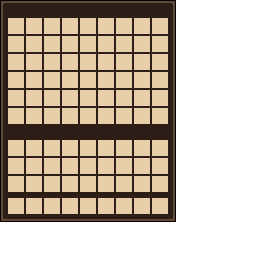
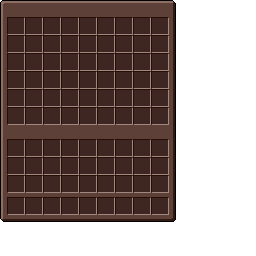
Layered file, before and after one edit (256x256). Changes by layer:
painted on "Layer 7 copy 81" over [151, 197, 169, 215]
painted on "Layer 7 copy 82" over [133, 197, 151, 215]
painted on "Layer 7 copy 83" over [115, 197, 133, 215]
painted on "Layer 7 copy 84" over [97, 197, 115, 215]
painted on "Layer 7 copy 85" over [79, 197, 97, 215]
painted on "Layer 7 copy 86" over [61, 197, 79, 215]
painted on "Layer 7 copy 87" over [43, 197, 61, 215]
painted on "Layer 7 copy 88" over [25, 197, 43, 215]
painted on "Layer 7 copy 89" over [7, 197, 25, 215]
painted on "Layer 7 copy 72" over [151, 175, 169, 193]
painted on "Layer 7 copy 73" over [133, 175, 151, 193]
painted on "Layer 7 copy 74" over [115, 175, 133, 193]
painted on "Layer 7 copy 75" over [97, 175, 115, 193]
painted on "Layer 7 copy 76" over [79, 175, 97, 193]
painted on "Layer 7 copy 77" over [61, 175, 79, 193]
painted on "Layer 7 copy 78" over [43, 175, 61, 193]
painted on "Layer 7 copy 79" over [25, 175, 43, 193]
painted on "Layer 7 copy 80" over [7, 175, 25, 193]
painted on "Layer 7 copy 63" over [151, 157, 169, 175]
painted on "Layer 7 copy 64" over [133, 157, 151, 175]
painted on "Layer 7 copy 65" over [115, 157, 133, 175]
painted on "Layer 7 copy 66" over [97, 157, 115, 175]
renamed "Layer 6" to "Layer 10", painted on it over [0, 0, 176, 222]
showed "Layer 1" over [0, 0, 176, 222]
…and 68 more changes (68 painted)
